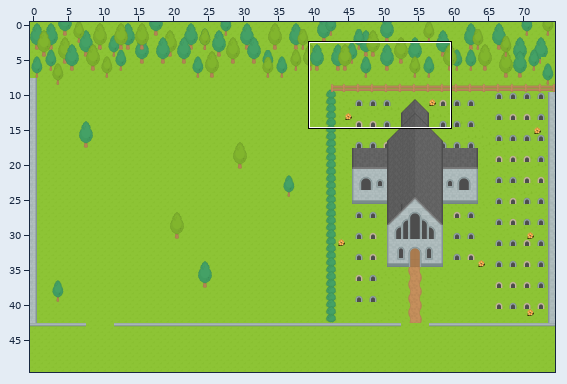
Level history. Tiled map: core/assets/stages/World_Six.tmx. Above: a wide view before the commit, with the close-up outlined.
Close-up. Before the edit:
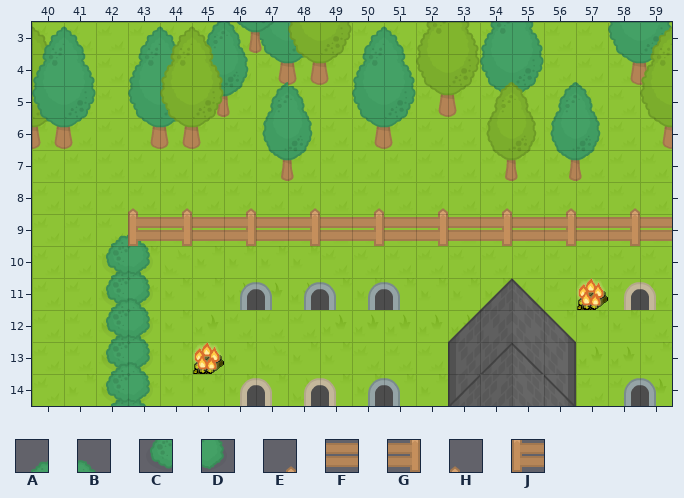
Cells are 32x32 px. Shown: x 40..59, y 3..14. The commit also changed other parts of the map, which this record leaves out.
Key: from "RPGpack_sheet": A 728, B 729, C 768, D 769, E 815, F 854, G 855, H 894, J 934.
_ is an empty cell.
Layers that did not change in this view are not listed.
Layer "Bush1" before, first column x 40:
 3 ____________________
 4 ____________________
 5 ____________________
 6 ____________________
 7 ____________________
 8 ____________________
 9 ____________________
10 __AB________________
11 __CD________________
12 __AB________________
13 __CD________________
14 __AB________________
Layer "Bush2" before, first column x 40:
 3 ____________________
 4 ____________________
 5 ____________________
 6 ____________________
 7 ____________________
 8 ____________________
 9 __AB________________
10 __CD________________
11 __AB________________
12 __CD________________
13 __AB________________
14 __CD________________
Layer "Fence" before, first column x 40:
 3 ____________________
 4 ____________________
 5 ____________________
 6 ____________________
 7 ____________________
 8 ___HE_E_E_E_E_E_E_E_
 9 ___JGFGFGFGFGFGFGFGF
10 ____________________
11 ____________________
12 ____________________
13 ____________________
14 ____________________
The same view after the edit:
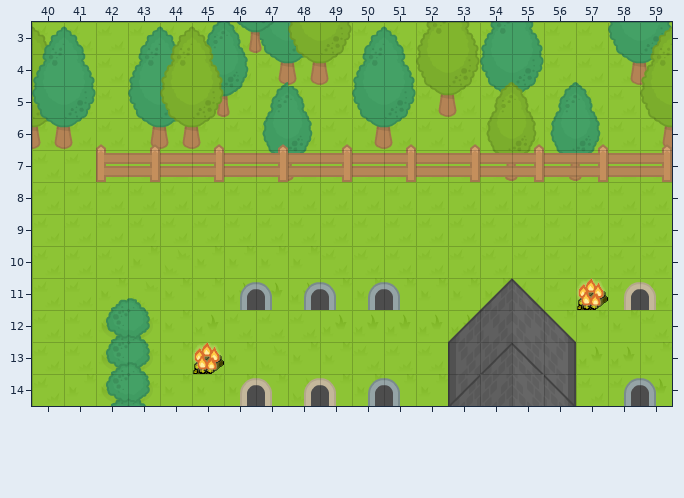
The edit:
Layer "Bush1":
y 10: x 42..43 AB -> __
y 11: x 42..43 CD -> __
Layer "Bush2":
y 9: x 42..43 AB -> __
y 10: x 42..43 CD -> __
Layer "Fence":
y 6: x 42..43 __ -> HE; x 45 _ -> E; x 47 _ -> E; x 49 _ -> E; x 51 _ -> E; x 53 _ -> E; x 55 _ -> E; x 57 _ -> E; x 59 _ -> E
y 7: x 42..59 __________________ -> JGFGFGFGFGFGFGFGFG
y 8: x 43..44 HE -> __; x 46 E -> _; x 48 E -> _; x 50 E -> _; x 52 E -> _; x 54 E -> _; x 56 E -> _; x 58 E -> _
y 9: x 43..59 JGFGFGFGFGFGFGFGF -> _________________
Changed places in both close-ups, as pixel boxes (x1, y1, x2, y2):
changed: (96, 144, 672, 306)
